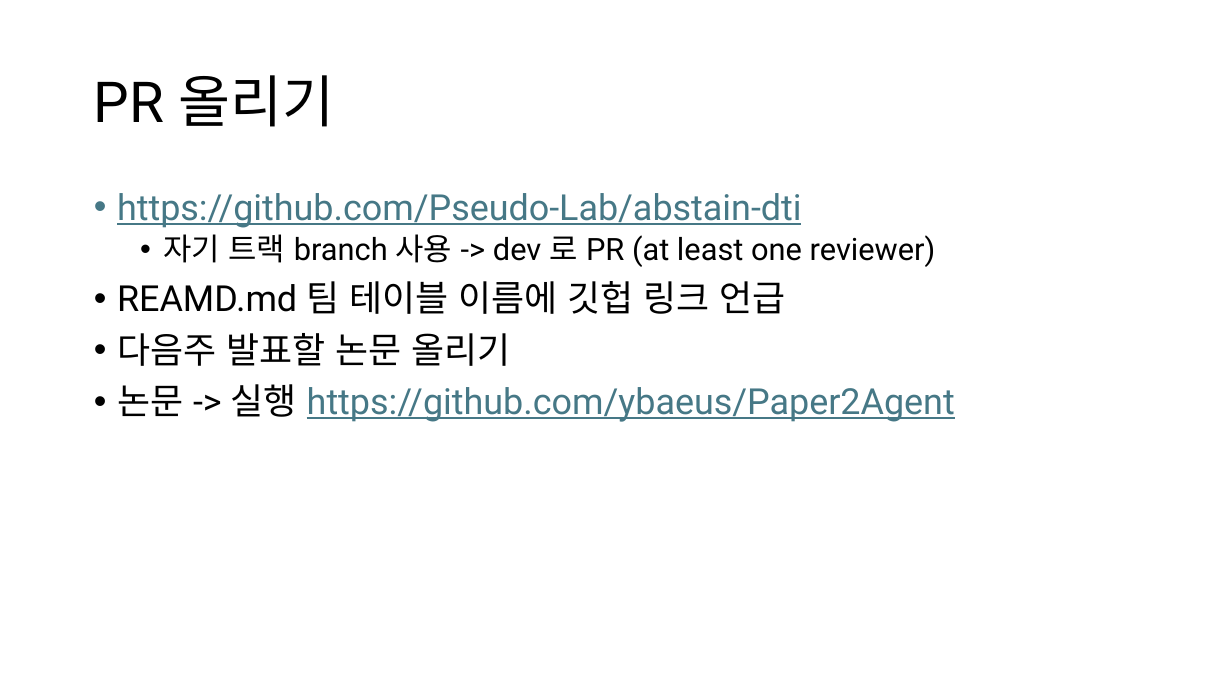
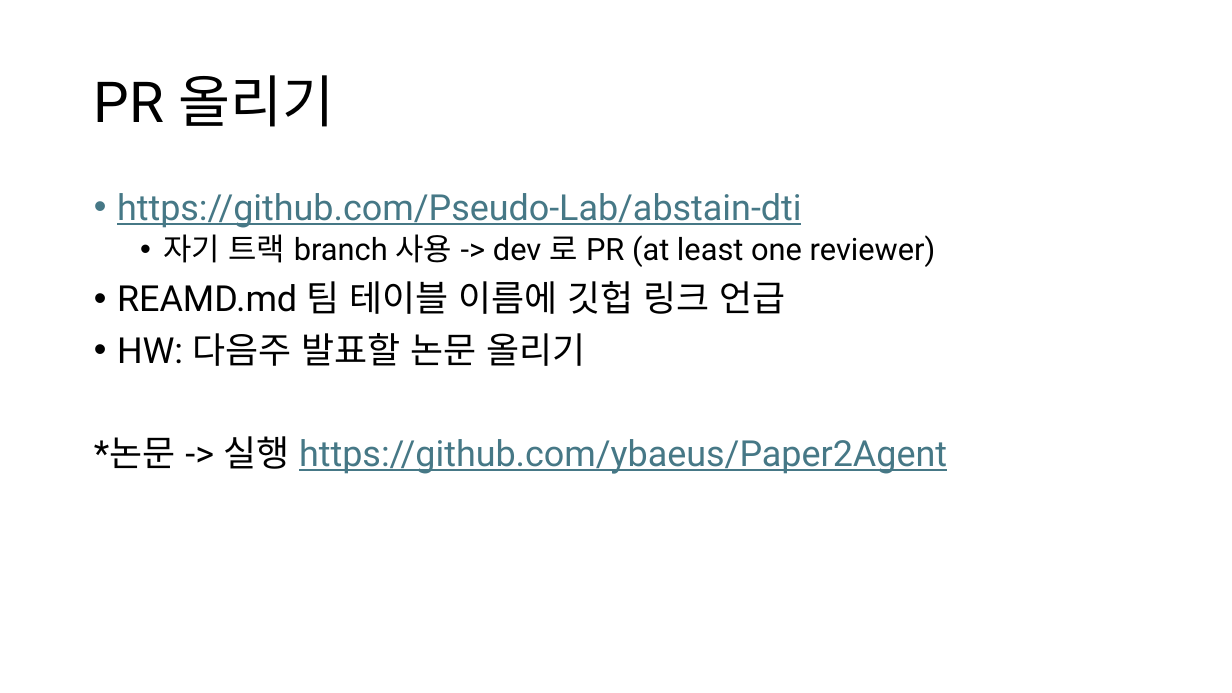
Before and after one commit to Pseudo-Lab/abstain-dti, a slide deck: slide 22 of docs/weekly/w01/week1_onboarding.pptx (slide 8 before the commit). Drawn at 1232x693 pixels with LibreOffice and Linux fonts; fonts in the diff are those of the drawing. Boxes give left, top, right and bottom in pixels: in the first picture for what was removed or moved away, otherwise in the second. Text is boxed around its words. In the diff, an @@ line names an element or a change of style, - is before the commit and + after.

```diff
--- a/docs/weekly/w01/week1_onboarding.pptx
+++ b/docs/weekly/w01/week1_onboarding.pptx
@@ text at (94, 333, 947, 474): text changed @@
-• 다음주 발표할 논문 올리기
-• 논문 -> 실행 https://github.com/ybaeus/Paper2Agent
+• HW: 다음주 발표할 논문 올리기
+*논문 -> 실행 https://github.com/ybaeus/Paper2Agent
```
Also in this commit, not shown: 5 other slides changed, 14 slides added, 1 slide removed.
